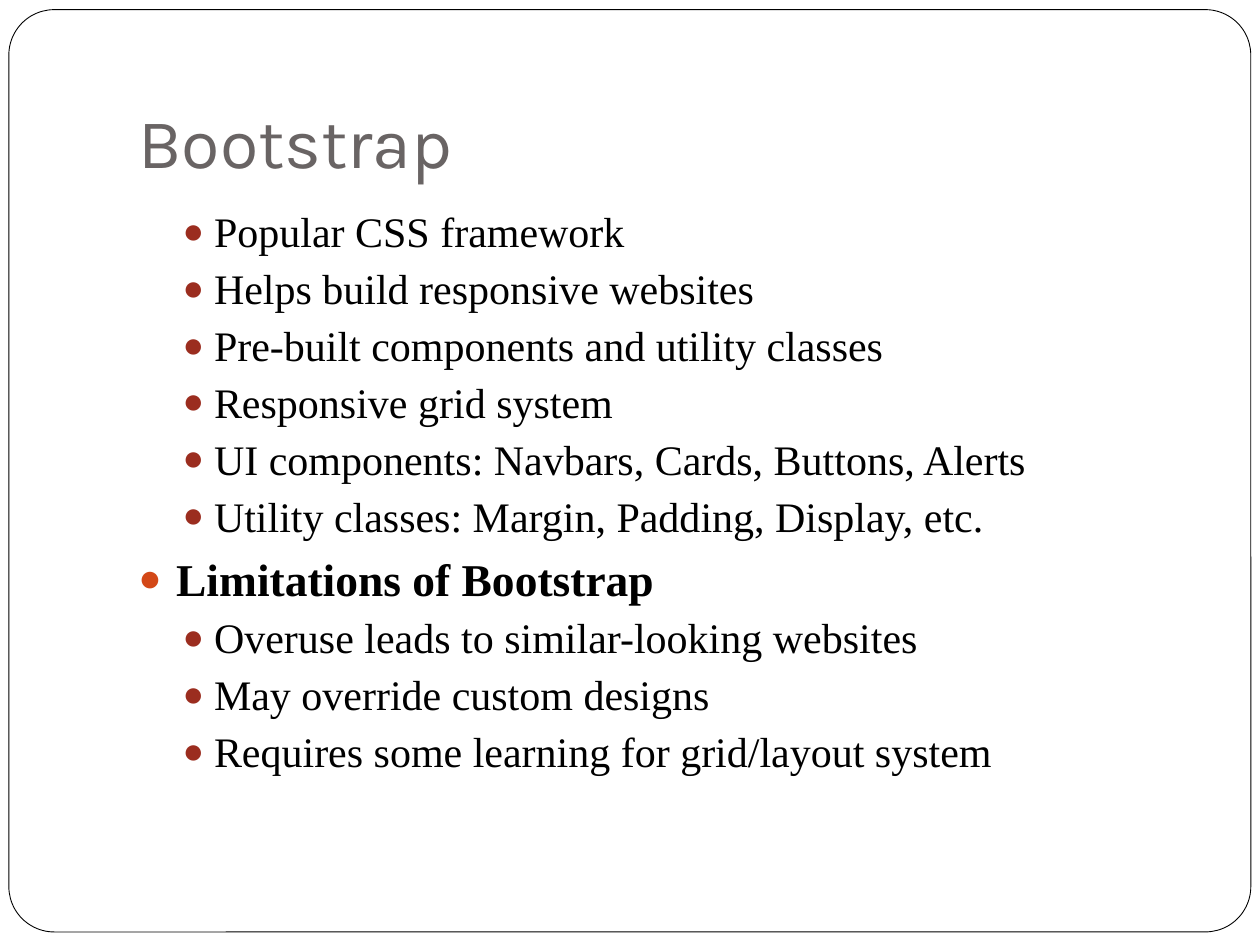
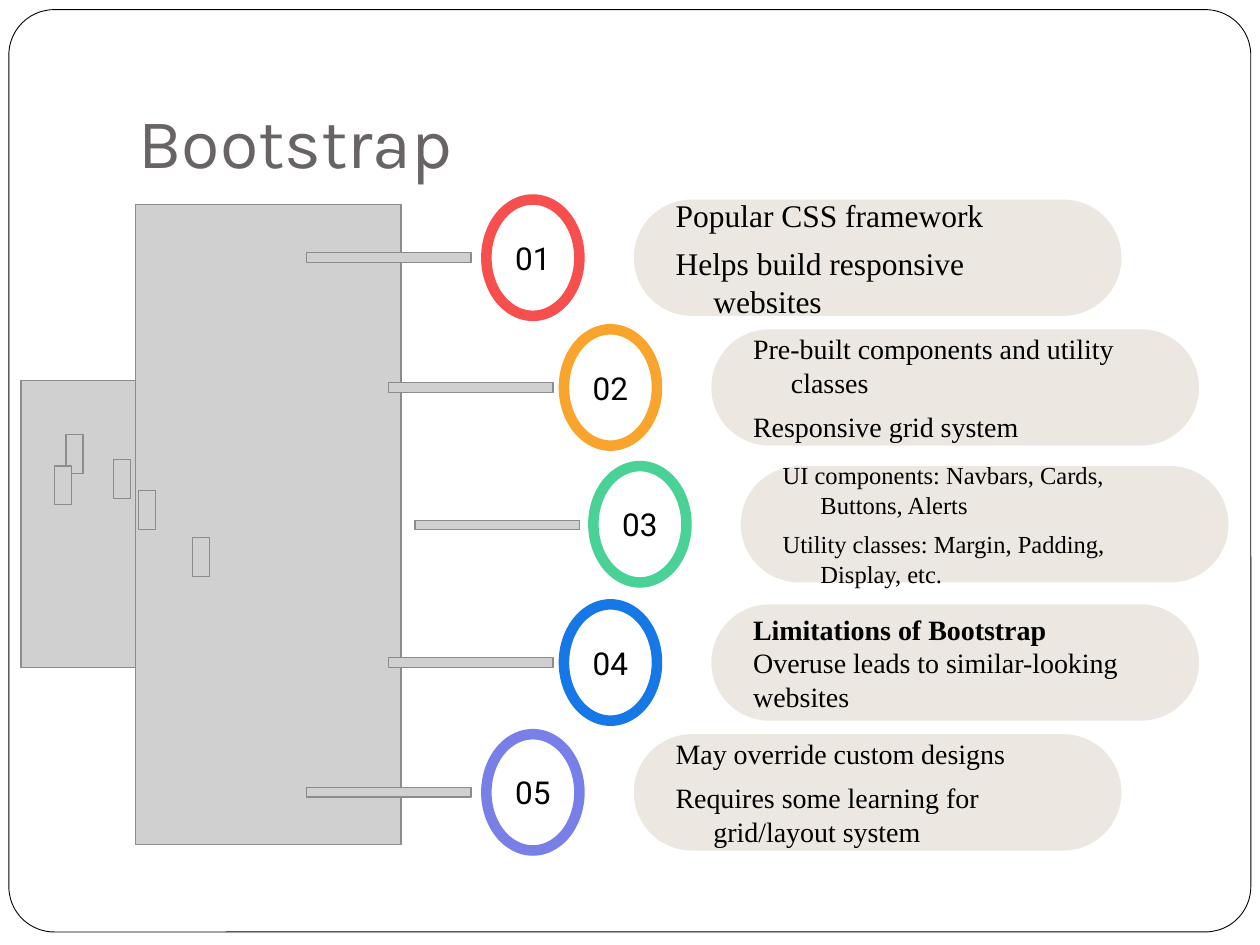
Before and after one commit to rosemarythomas994/VueR-assignment, a slide deck: slide 6 of Presentation Assignment.pptx (slide 7 before the commit). Drawn at 1260x945 pixels with LibreOffice and Linux fonts; fonts in the diff are those of the drawing; grey boxes stand for pictures. Boxes give left, top, right and bottom in pixels: in the first picture for what was removed or moved away, otherwise in the second. Text is boxed around its words. In the diff, an @@ line names an element or a change of style, - is before the commit and + after.

```diff
--- a/Presentation Assignment.pptx
+++ b/Presentation Assignment.pptx
@@ text removed at <box>176,217,1026,776</box> @@
-  ● Popular CSS framework
-  ● Helps build responsive websites
-  ● Pre-built components and utility classes
-  ● Responsive grid system
-  ● UI components: Navbars, Cards, Buttons, Alerts
-  ● Utility classes: Margin, Padding, Display, etc.
-● Limitations of Bootstrap
-  ● Overuse leads to similar-looking websites
-  ● May override custom designs
-  ● Requires some learning for grid/layout system
@@ group added at <box>21,199,1228,850</box>: 12 pictures, 5 ellipses, 5 rounded rectangles @@
+01
+02
+03
+04
+05
+  Popular CSS framework
+  Helps build responsive websites
+  Pre-built components and utility classes
+  Responsive grid system
+  UI components: Navbars, Cards, Buttons, Alerts
+  Utility classes: Margin, Padding, Display, etc.
+Limitations of Bootstrap
+Overuse leads to similar-looking websites
+  May override custom designs
+  Requires some learning for grid/layout system
```
Also in this commit, not shown: 4 other slides changed, 1 slide removed, 1 other file.
